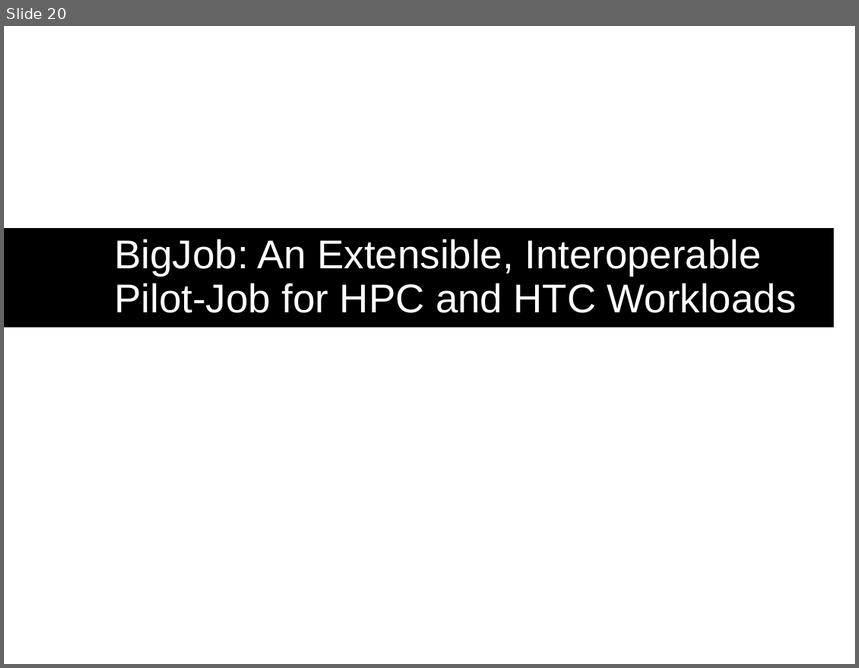
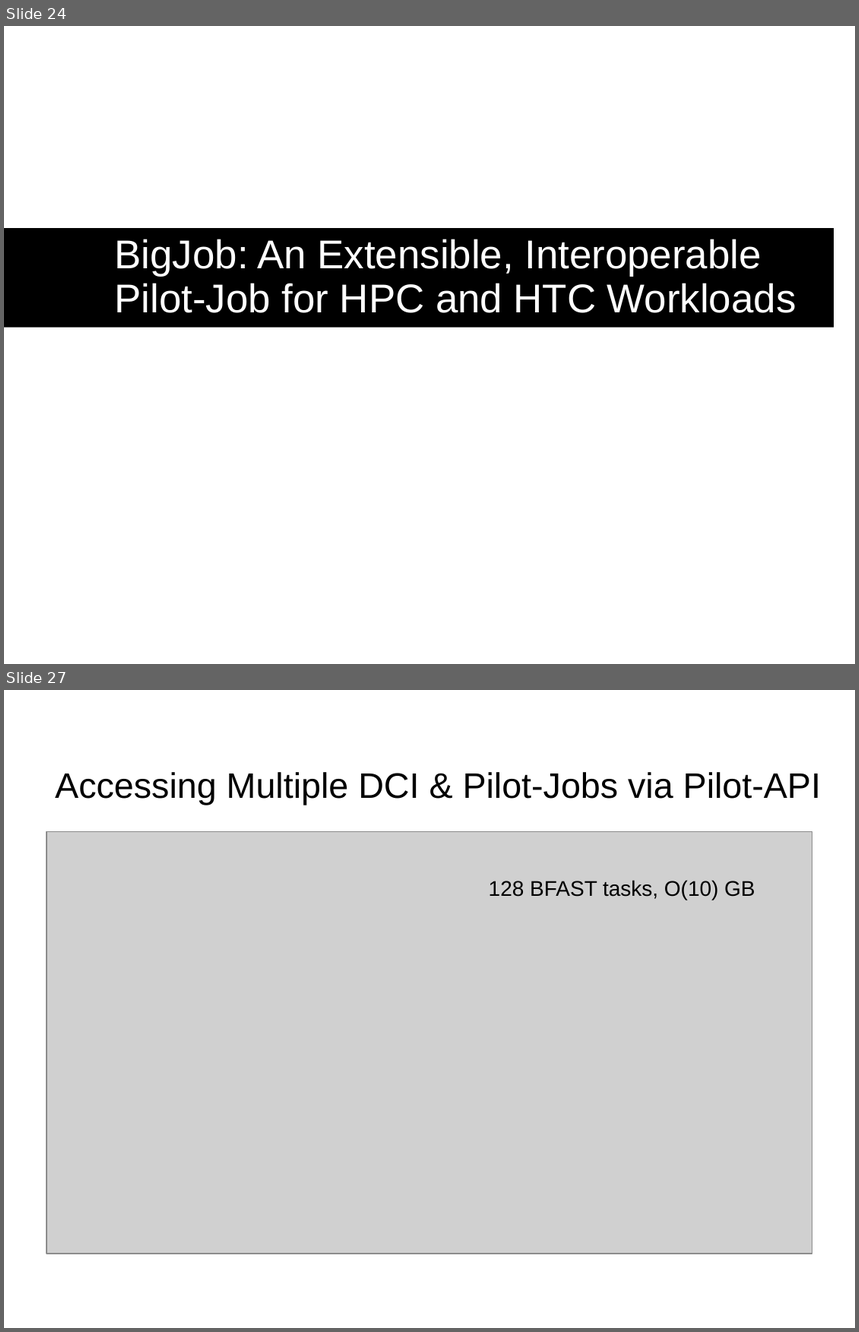
Before and after one commit to saga-project/presentations, a slide deck: bnl-pstar.ppt. Shown one above the other, each under a label of ours: slide 20 before the commit, slides 24 and 27 after it; the slides between them are not shown. The pictures are 859x668 and 859x1332 pixels, drawn with LibreOffice and Linux fonts; fonts in the diff are those of the drawing; grey boxes stand for pictures; background and template pictures are left out. Boxes give left, top, right and bottom in pixels: in the first picture for what was removed or moved away, otherwise in the second. Text is boxed around its words. In the diff, an @@ line names an element or a change of style, - is before the commit and + after.

```diff
--- a/bnl-pstar.ppt
+++ b/bnl-pstar.ppt
@@ slide 27 added at [4, 690, 855, 1328], background #FFFFFF @@
@@ title added at [55, 772, 821, 806], 30 pt, text #000000 @@
+Accessing Multiple DCI & Pilot-Jobs via Pilot-API
@@ picture added at [47, 832, 813, 1255] @@
@@ text added at [489, 880, 755, 900], 18 pt, text #000000 @@
+128 BFAST tasks, O(10) GB
@@ what was slide 20 is now slide 24 @@
```
Also in this commit, not shown: 7 slides changed, 2 other slides added.
